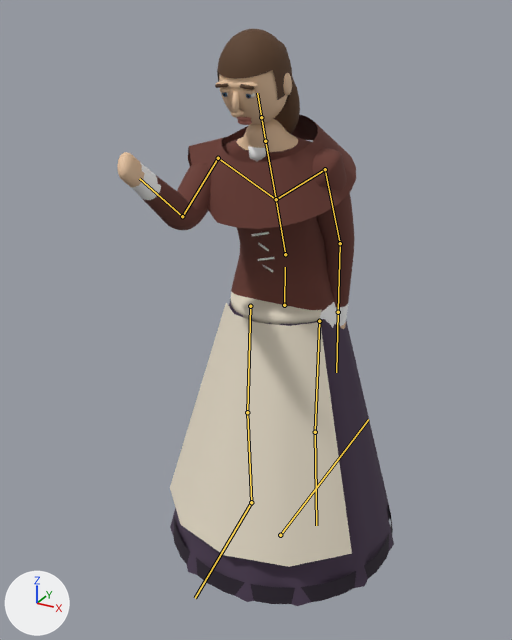
Two versions of the glTF model reckoning/models/sister.glb, one commit apart.
Before and after are seen from a camera (50 mm lens) standing at (0.936, -1.892, 1.802) and looking at (-0.046, -0.107, 0.909). The axes (+X, +Y, +Z) are drawn at lower left. The lights are the same throughout. The older version comes first. Both versions are drawn at frame 10 of the action 'Hammer'; the numbers are the values there. The bones that change, and the others that lie on the model, are drawn over the model as lines.

Names of what the first picture shows: 'sister_apron', 'sister_body', 'sister_coat', 'sister_eyes', 'sister_hair', 'sister_linen', 'sister_skin', 'sister_skirt'.
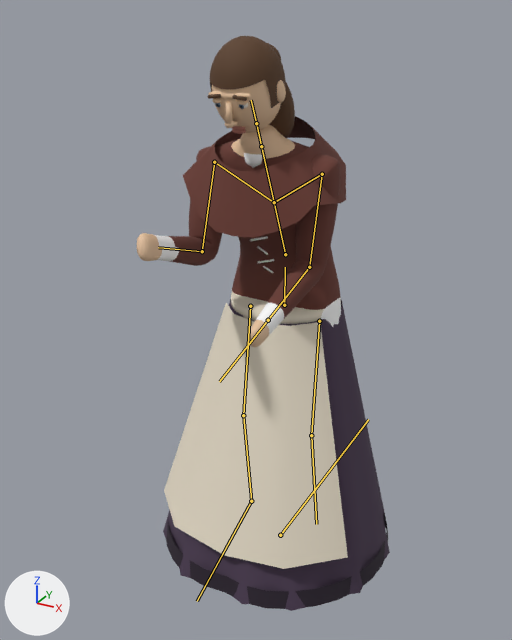
Location of each change, [x1, y1, x2, y2] in pixels of the pictures (512 x 640 px):
```json
{"object": "sister_apron", "change": "posed", "before": [170, 292, 352, 567], "after": [164, 291, 348, 569]}
{"object": "sister_body", "change": "posed", "before": [117, 119, 354, 329], "after": [137, 125, 341, 347], "on screen": "14% narrower"}
{"object": "sister_skirt", "change": "posed", "before": [170, 299, 394, 606], "after": [163, 299, 390, 611]}
{"object": "sister_coat", "change": "posed", "before": [188, 114, 356, 229], "after": [183, 116, 346, 238], "on screen": "6% taller"}
{"object": "sister_hair", "change": "posed", "before": [215, 29, 300, 134], "after": [208, 36, 295, 138]}
{"object": "sister_skin", "change": "posed", "before": [216, 70, 292, 125], "after": [209, 80, 286, 134]}
{"object": "sister_linen", "change": "posed", "before": [248, 146, 275, 272], "after": [244, 153, 274, 273], "on screen": "11% wider"}
{"object": "sister_eyes", "change": "posed", "before": [221, 92, 255, 98], "after": [214, 103, 248, 109]}
{"bone": "spine", "before": "(285, 254) to (276, 199)", "after": "(285, 254) to (274, 202)"}
{"bone": "upper_arm.L", "before": "(325, 169) to (340, 243)", "after": "(322, 174) to (309, 267)"}
{"bone": "forearm.L", "before": "(340, 243) to (338, 312)", "after": "(309, 267) to (268, 320)"}
{"bone": "upper_arm.R", "before": "(218, 158) to (182, 216)", "after": "(214, 162) to (202, 251)"}
{"bone": "forearm.R", "before": "(182, 216) to (139, 178)", "after": "(202, 251) to (158, 247)"}
{"bone": "thigh.L", "before": "(319, 321) to (315, 432)", "after": "(319, 321) to (311, 435)"}
{"bone": "shin.L", "before": "(315, 432) to (316, 525)", "after": "(311, 435) to (316, 524)"}
{"bone": "thigh.R", "before": "(250, 306) to (247, 412)", "after": "(250, 306) to (243, 415)"}
{"bone": "shin.R", "before": "(247, 412) to (251, 502)", "after": "(243, 415) to (251, 501)"}
```

The change, as JSON lines over the scene's bpy script:
```json
{"block": "bone_spine", "where": "bone_spine = bpy.data.objects['sister_rig'].pose.bones['spine']  # child of 'hips'"}
{"op": "set", "path": "bone_spine.rotation_quaternion", "old": "(0.985, 0.174, 0.0, 0.0)", "new": "(0.978, 0.208, 0.0, 0.0)", "note": "degrees (20, 0, 0) -> degrees (24, 0, 0)"}
{"block": "bone_upper_arm_l", "where": "bone_upper_arm_l = bpy.data.objects['sister_rig'].pose.bones['upper_arm.L']  # child of 'shoulder.L'"}
{"op": "set", "path": "bone_upper_arm_l.rotation_quaternion", "old": "(0.999, 0.0, 0.0, 0.04)", "new": "(0.954, -0.295, -0.018, 0.057)", "note": "degrees (0, 0, 5) -> degrees (-34, 0, 7)"}
{"block": "bone_forearm_l", "where": "bone_forearm_l = bpy.data.objects['sister_rig'].pose.bones['forearm.L']  # child of 'upper_arm.L'"}
{"op": "set", "path": "bone_forearm_l.rotation_quaternion", "old": "(0.998, -0.06, 0.0, 0.0)", "new": "(0.9, -0.435, 0.0, 0.0)", "note": "degrees (-7, 0, 0) -> degrees (-52, 0, 0)"}
{"block": "bone_upper_arm_r", "where": "bone_upper_arm_r = bpy.data.objects['sister_rig'].pose.bones['upper_arm.R']  # child of 'shoulder.R'"}
{"op": "set", "path": "bone_upper_arm_r.rotation_quaternion", "old": "(-0.714, 0.699, -0.035, 0.036)", "new": "(-0.888, 0.457, -0.023, 0.044)", "note": "degrees (-89, 0, -6) -> degrees (-54, 0, -6)"}
{"block": "bone_forearm_r", "where": "bone_forearm_r = bpy.data.objects['sister_rig'].pose.bones['forearm.R']  # child of 'upper_arm.R'"}
{"op": "set", "path": "bone_forearm_r.rotation_quaternion", "old": "(0.9, -0.435, 0.0, 0.0)", "new": "(0.811, -0.585, 0.0, 0.0)", "note": "degrees (-52, 0, 0) -> degrees (-72, 0, 0)"}
{"block": "bone_thigh_l", "where": "bone_thigh_l = bpy.data.objects['sister_rig'].pose.bones['thigh.L']  # child of 'hips'"}
{"op": "set", "path": "bone_thigh_l.rotation_quaternion", "old": "(1.0, 0.0, 0.0, 0.0)", "new": "(0.999, -0.035, 0.0, 0.0)", "note": "degrees (0, 0, 0) -> degrees (-4, 0, 0)"}
{"block": "bone_shin_l", "where": "bone_shin_l = bpy.data.objects['sister_rig'].pose.bones['shin.L']  # child of 'thigh.L'"}
{"op": "set", "path": "bone_shin_l.rotation_quaternion", "old": "(1.0, 0.0, 0.0, 0.0)", "new": "(0.998, 0.07, 0.0, 0.0)", "note": "degrees (0, 0, 0) -> degrees (8, 0, 0)"}
{"block": "bone_thigh_r", "where": "bone_thigh_r = bpy.data.objects['sister_rig'].pose.bones['thigh.R']  # child of 'hips'"}
{"op": "set", "path": "bone_thigh_r.rotation_quaternion", "old": "(1.0, 0.0, 0.0, 0.0)", "new": "(0.999, -0.035, 0.0, 0.0)", "note": "degrees (0, 0, 0) -> degrees (-4, 0, 0)"}
{"block": "bone_shin_r", "where": "bone_shin_r = bpy.data.objects['sister_rig'].pose.bones['shin.R']  # child of 'thigh.R'"}
{"op": "set", "path": "bone_shin_r.rotation_quaternion", "old": "(1.0, 0.0, 0.0, 0.0)", "new": "(0.998, 0.07, 0.0, 0.0)", "note": "degrees (0, 0, 0) -> degrees (8, 0, 0)"}
```
